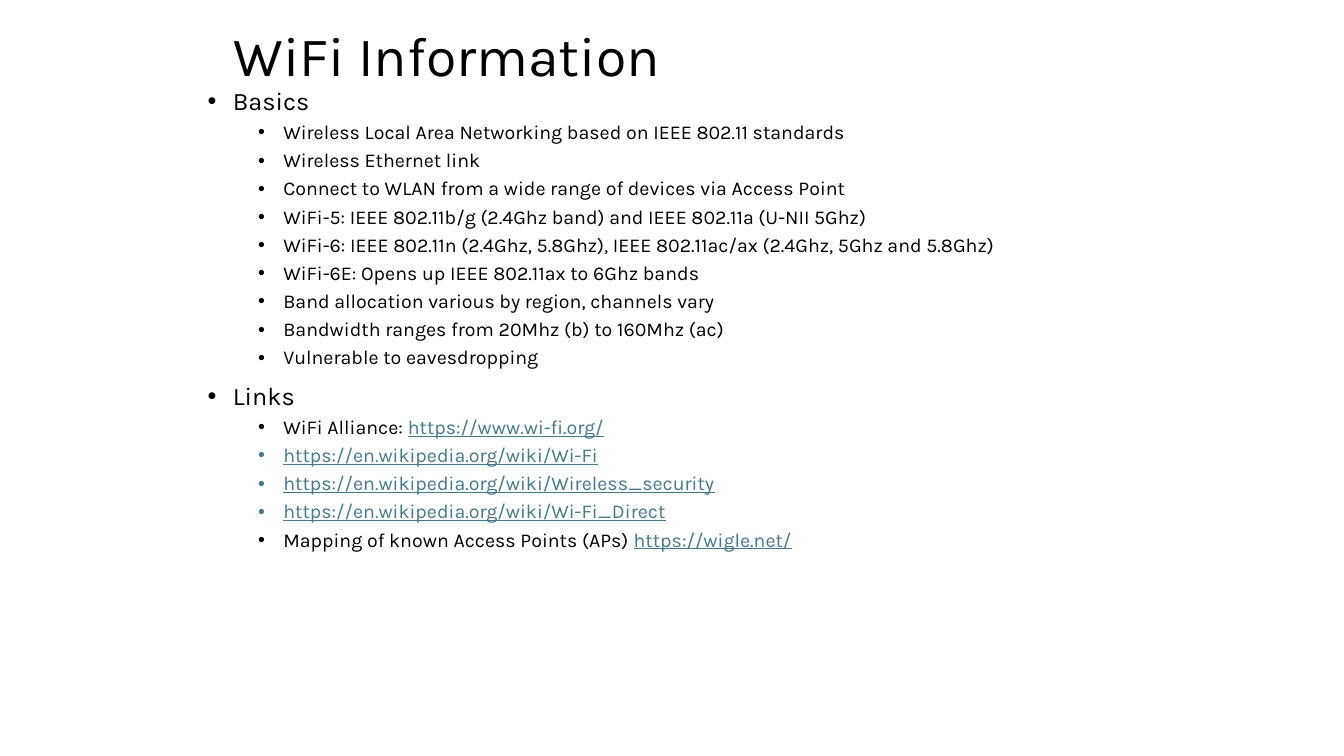
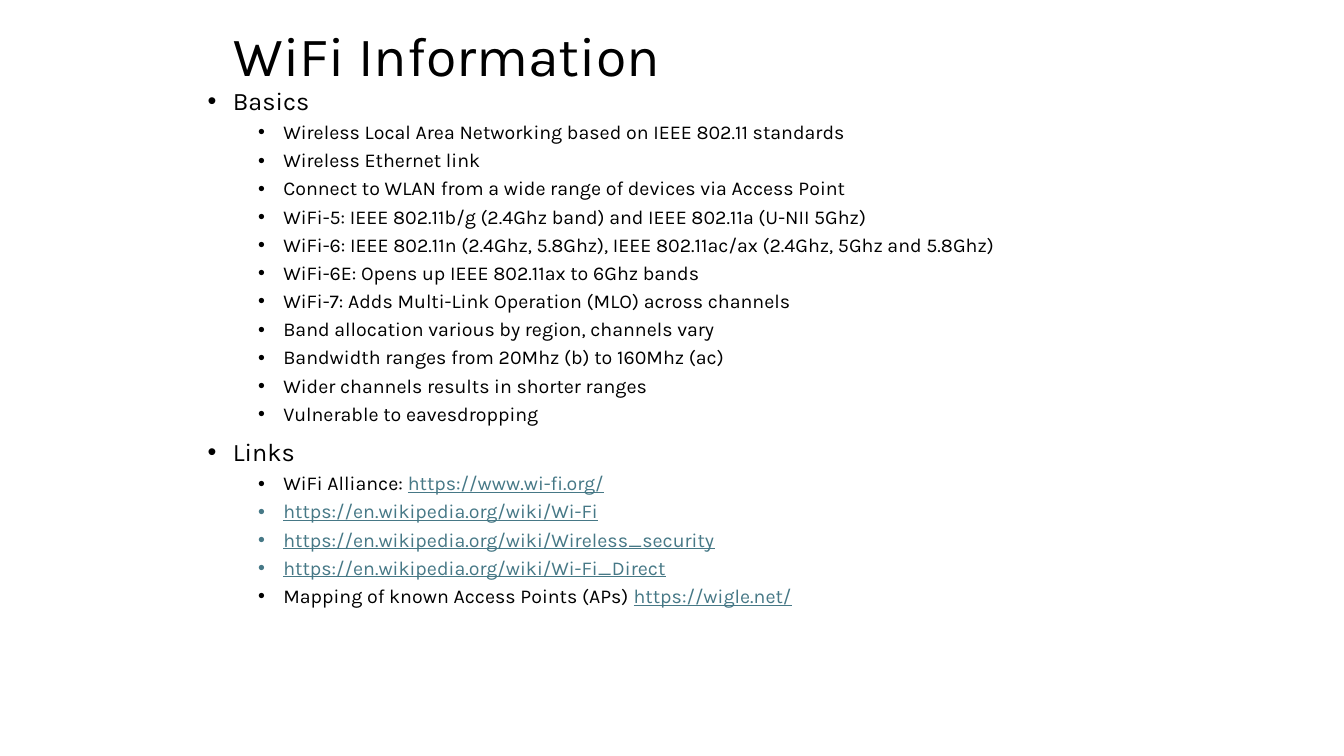
Before and after one commit to nprobert/AutoISAC-ACT-AdvWireless, a slide deck: slide 26 of 3 ACT AW - WiFi.pptx. Drawn at 1344x756 pixels with LibreOffice and Linux fonts; fonts in the diff are those of the drawing. Boxes give left, top, right and bottom in pixels: in the first picture for what was removed or moved away, otherwise in the second. Text is boxed around its words. In the diff, an @@ line names an element or a change of style, - is before the commit and + after.

Commit message:
Informational updates

```diff
--- a/3 ACT AW - WiFi.pptx
+++ b/3 ACT AW - WiFi.pptx
@@ text at [283, 294, 790, 313]: paragraph added @@
+  • WiFi-7: Adds Multi-Link Operation (MLO) across channels
@@ text at [283, 379, 647, 398]: paragraph added @@
+  • Wider channels results in shorter ranges
```
Also in this commit, not shown: 4 other slides changed, 1 slide added, 1 slide removed, 5 other files.
